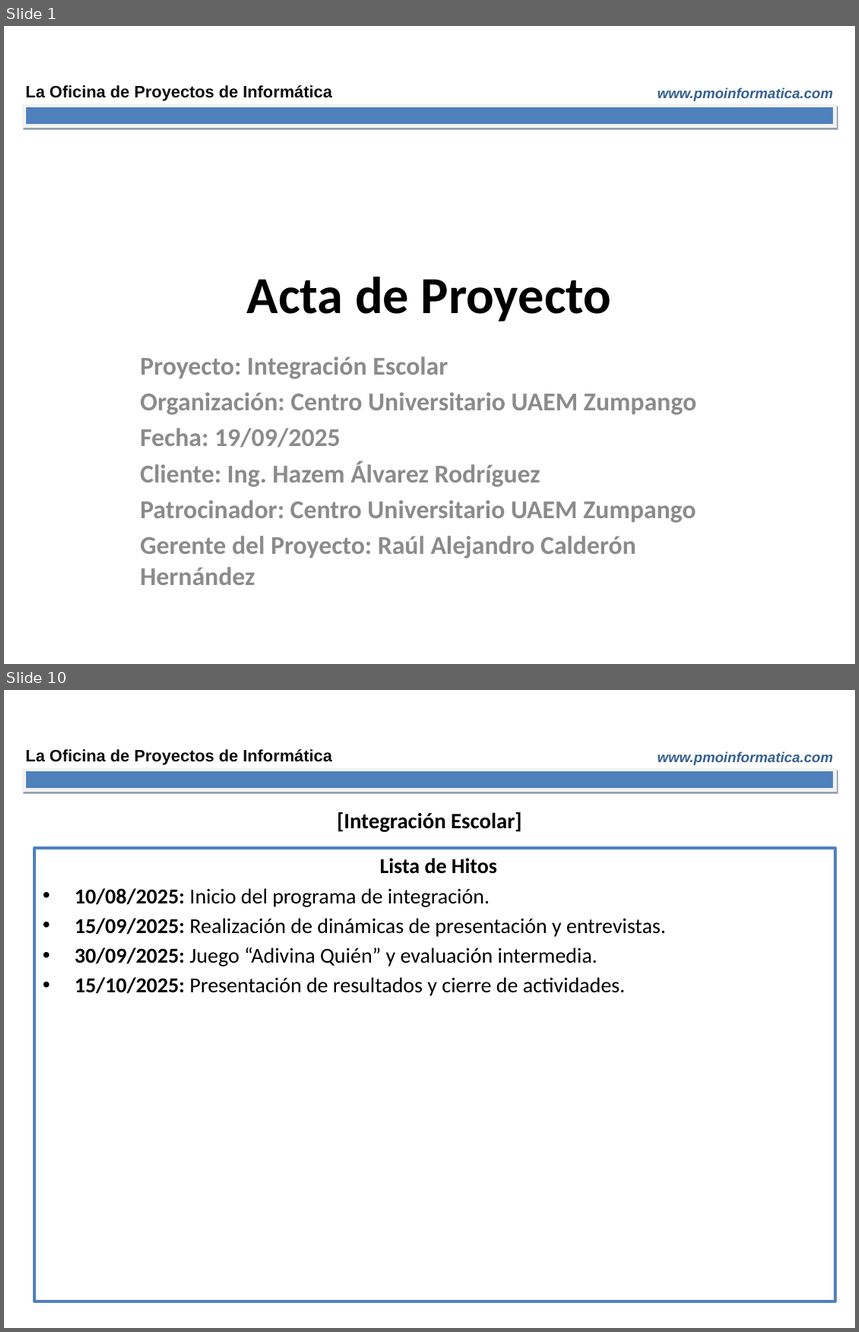
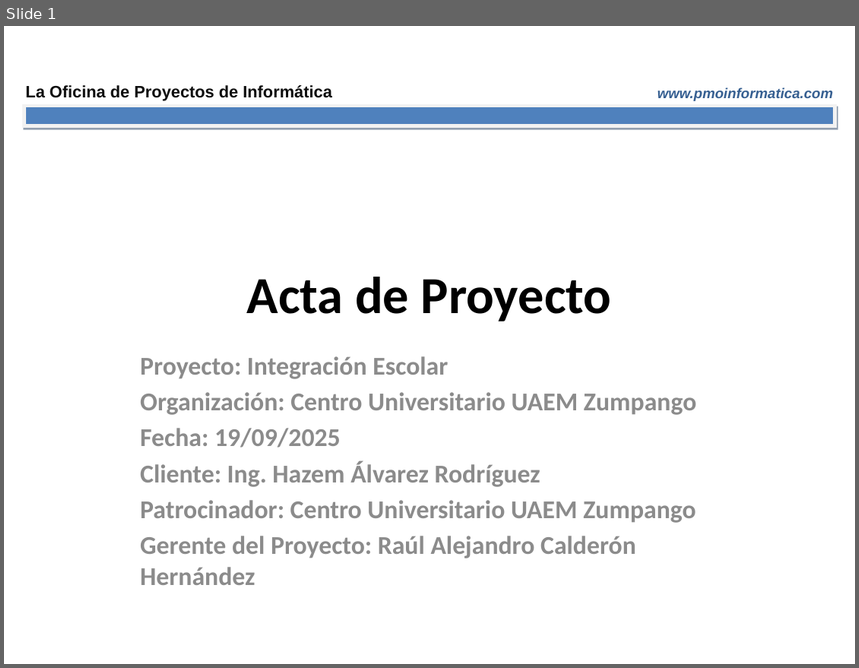
Before and after one commit to AnnyJContreras/ProyIntComDat25B_Carmelitos, a slide deck: Avance de proyecto/Acta de Proyecto Equipo.pptx. Shown one above the other, each under a label of ours: slides 1 and 10 before the commit, slide 1 after it; the slides between them are not shown. The pictures are 859x1332 and 859x668 pixels, drawn with LibreOffice and Linux fonts; fonts in the diff are those of the drawing. Boxes give left, top, right and bottom in pixels: in the first picture for what was removed or moved away, otherwise in the second. Text is boxed around its words. In the diff, an @@ line names an element or a change of style, - is before the commit and + after.

```diff
--- a/Avance de proyecto/Acta de Proyecto Equipo.pptx
+++ b/Avance de proyecto/Acta de Proyecto Equipo.pptx
@@ slide 10 removed at box(4, 690, 855, 1328), background #FFFFFF; not listed: 3 template elements that a slide beside it also shows @@
@@ text removed at box(337, 812, 522, 832) @@
-[Integración Escolar]
@@ text removed at box(34, 848, 835, 1302) @@
-Lista de Hitos
-• 10/08/2025: Inicio del programa de integración.
-• 15/09/2025: Realización de dinámicas de presentación y entrevistas.
-• 30/09/2025: Juego “Adivina Quién” y evaluación intermedia.
-• 15/10/2025: Presentación de resultados y cierre de actividades.
```
Also in this commit, not shown: 1 slide changed, 8 other slides removed, 1 other file.
